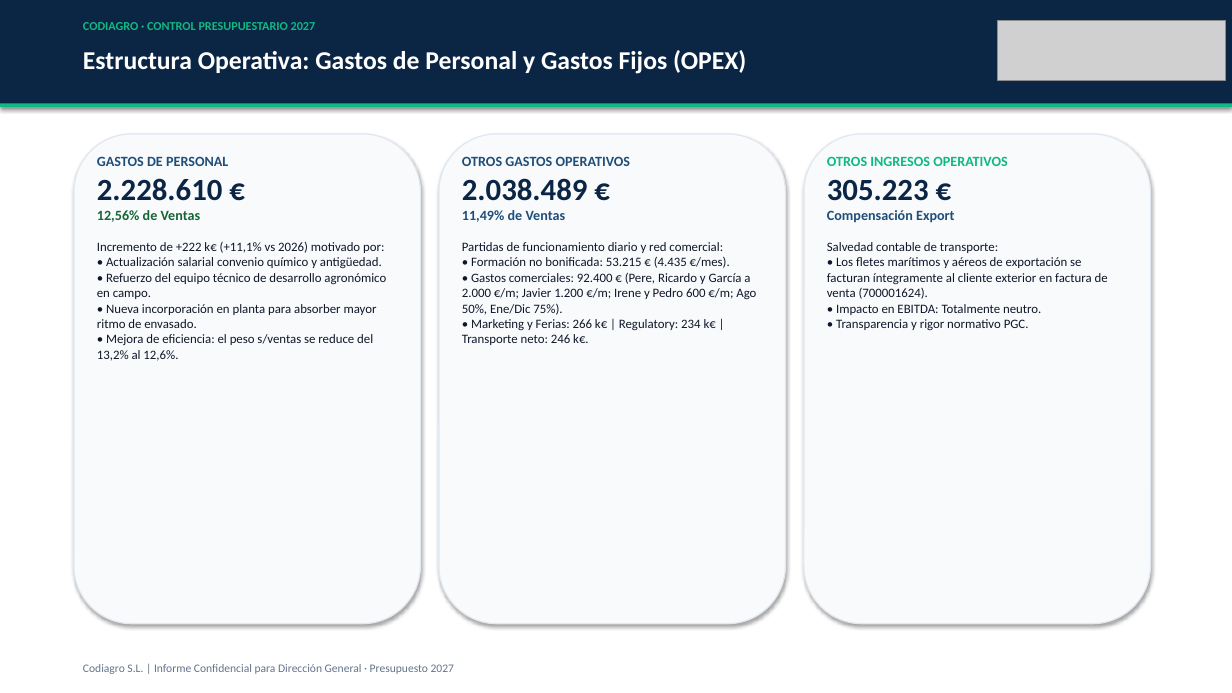
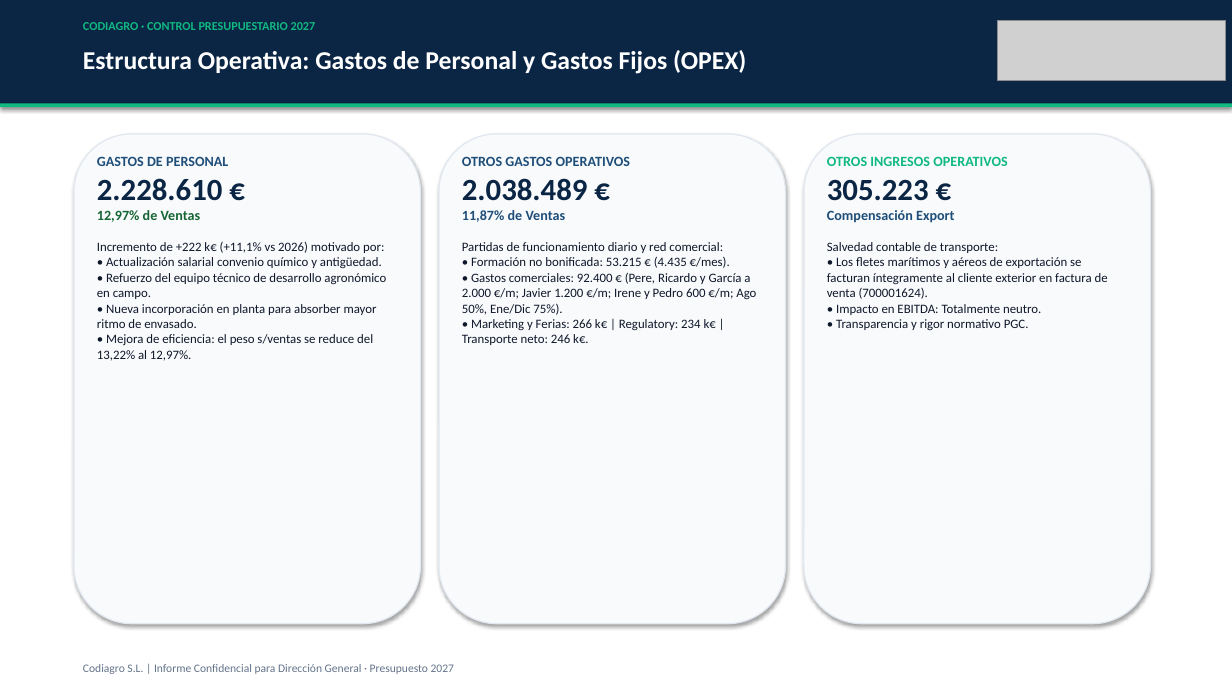
Before and after one commit to codiagrooscar/dashboard-presupuesto-2026, a slide deck: slide 6 of Presentacion_Presupuesto_2027_Codiagro.pptx. Drawn at 1232x693 pixels with LibreOffice and Linux fonts; fonts in the diff are those of the drawing; grey boxes stand for pictures. Boxes give left, top, right and bottom in pixels: in the first picture for what was removed or moved away, otherwise in the second. Text is boxed around its words. In the diff, an @@ line names an element or a change of style, - is before the commit and + after.

```diff
--- a/Presentacion_Presupuesto_2027_Codiagro.pptx
+++ b/Presentacion_Presupuesto_2027_Codiagro.pptx
@@ text at [462, 156, 756, 345]: text changed @@
-11,49% de Ventas
+11,87% de Ventas
@@ text at [97, 242, 386, 360]: text changed @@
-12,56% de Ventas
-Incremento de +222 k€ (+11,1% vs 2026) motivado por:
-• Actualización salarial convenio químico y antigüedad.
-• Refuerzo del equipo técnico de desarrollo agronómico en campo.
-• Nueva incorporación en planta para absorber mayor ritmo de envasado.
-• Mejora de eficiencia: el peso s/ventas se reduce del 13,2% al 12,6%.
+12,97% de Ventas
+Incremento de +222 k€ (+11,1% vs 2026) motivado por:
+• Actualización salarial convenio químico y antigüedad.
+• Refuerzo del equipo técnico de desarrollo agronómico en campo.
+• Nueva incorporación en planta para absorber mayor ritmo de envasado.
+• Mejora de eficiencia: el peso s/ventas se reduce del 13,22% al 12,97%.
```
Also in this commit, not shown: 9 other slides changed, 30 other files.
